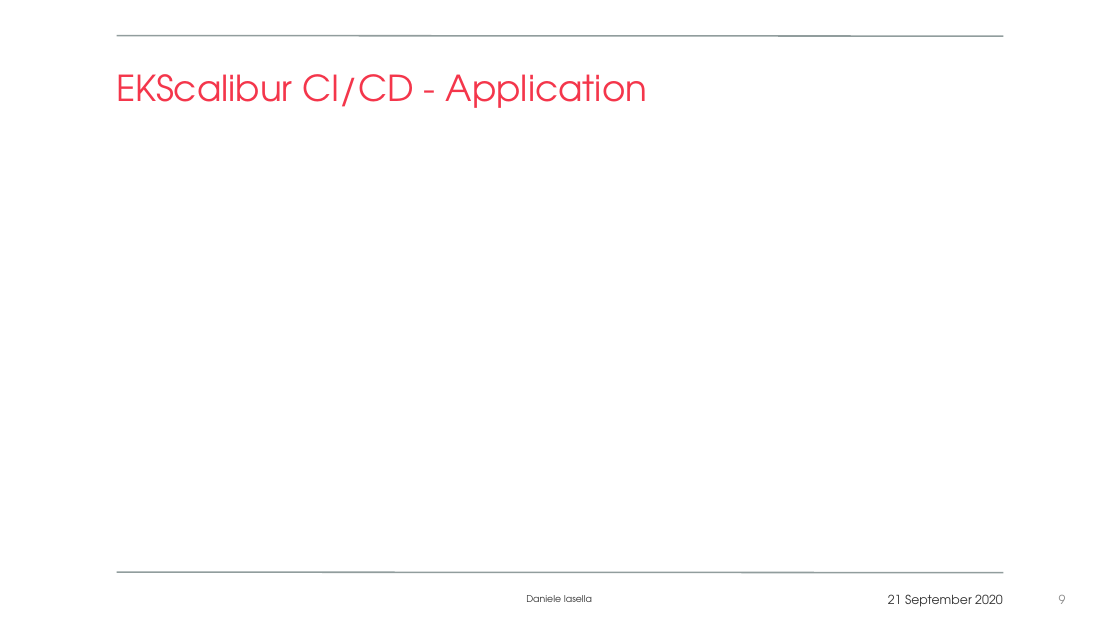
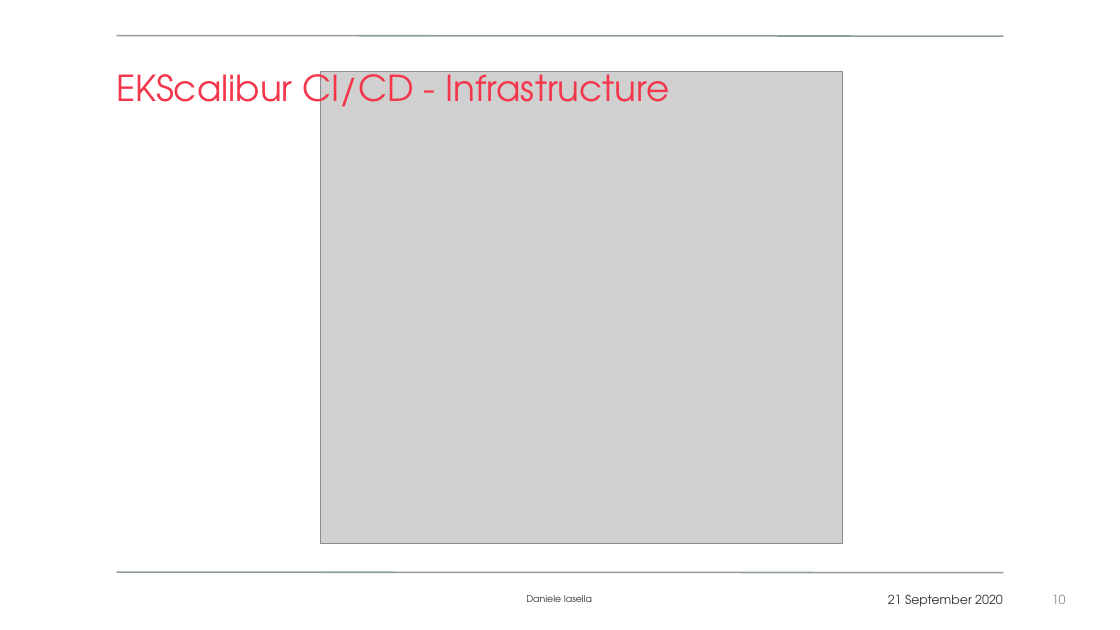
Before and after one commit to overbit/presentations, a slide deck: slide 10 of CICD for distributed teams.pptx (slide 9 before the commit). Drawn at 1120x630 pixels with LibreOffice and Linux fonts; fonts in the diff are those of the drawing; grey boxes stand for pictures; background and template pictures are left out. Boxes give left, top, right and bottom in pixels: in the first picture for what was removed or moved away, otherwise in the second. Text is boxed around its words. In the diff, an @@ line names an element or a change of style, - is before the commit and + after.

```diff
--- a/CICD for distributed teams.pptx
+++ b/CICD for distributed teams.pptx
@@ title at [116, 64, 670, 117]: text changed @@
-EKScalibur CI/CD - Application
+EKScalibur CI/CD - Infrastructure
@@ picture added at [320, 72, 842, 543] @@
@@ page number at [1052, 595, 1066, 604]: text changed @@
-9
+10
```
Also in this commit, not shown: 4 other slides changed, 2 slides added.
